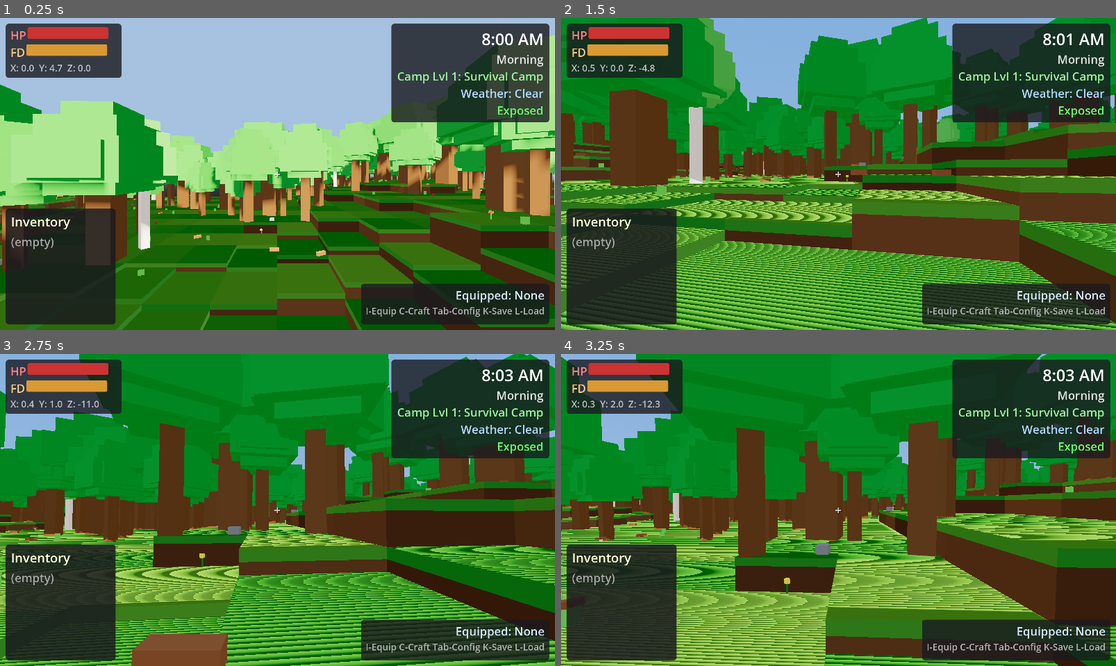
Above: before the commit, frames 1-4 (two rows, left to right).
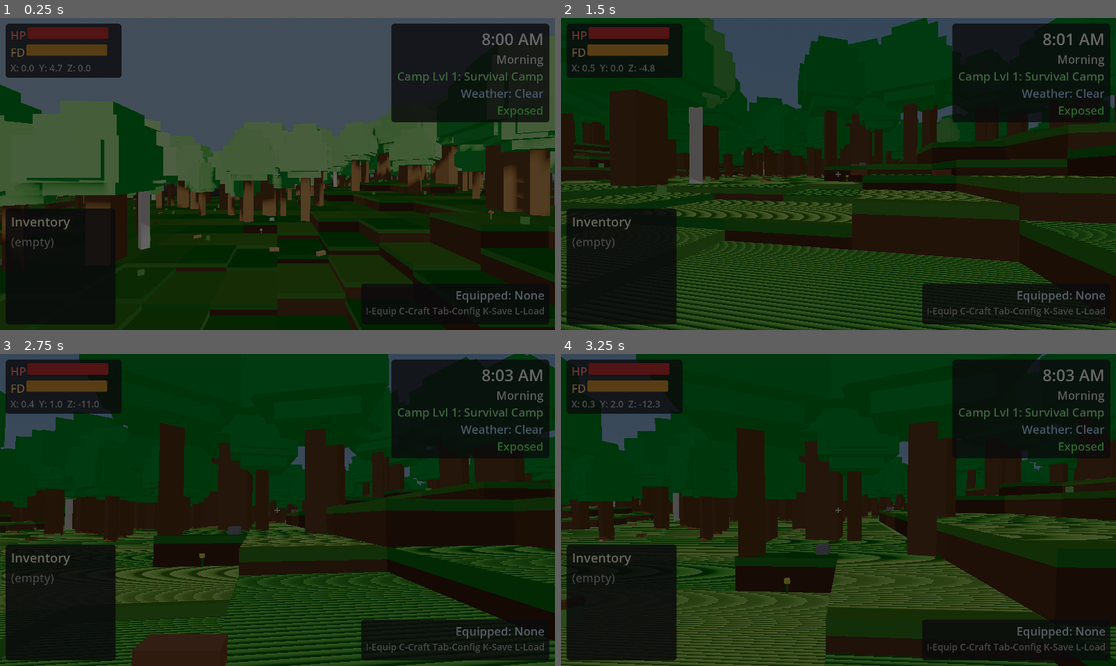
Above: after the commit, the same moments.

Repository: adchamberlain/into-the-wild
Game: Godot game, scene res://scenes/main.tscn
The game is run twice, just before and just after one commit, with the same random seed, the same clock (stepped at 60 frames per second) and the same inputs.
Inputs (mouse positions are in pixels of both pictures, inside the frame that each line leads up to):
- Up to frame 1 (0.25 s): no input
- Up to frame 2 (1.5 s): tap Enter at 0.5 s; move the mouse to (866, 174) at 0.52 s; hold W from 0.53 s (still down); tap E (interact) at 0.6 s; tap Space (jump) at 0.77 s; move the mouse to (810, 174) at 1.27 s; tap Shift (sprint) at 1.35 s
- Up to frame 3 (2.75 s): keep holding W; tap Space (jump) at 1.52 s; move the mouse to (288, 503) at 2.02 s; tap R at 2.1 s
- Up to frame 4 (3.25 s): keep holding W; move the mouse to (832, 516) at 2.77 s; tap Q at 2.85 s; tap Space (jump) at 3.02 s

The runs differ from the first frame. In frame 1, 91% of the frame differs, in the area x 0-100%, y 0-100%; in frame 2, 96%; in frame 3, 96%; in frame 4, 96%.

Commit message:
Session 26: Pause menu, stone axe fix, compressed dev log
- Add pause menu (Escape key) with SF Mono font styling
- Fix stone axe: vertical idle position with 18° tilt, head leads swing
- Compress DEV_LOG.md from ~2550 to ~180 lines
- Add UI font/styling guidelines to CLAUDE.md

Co-Authored-By: Claude Opus 4.5 <noreply@anthropic.com>

Diff:
--- a/scenes/main.tscn
+++ b/scenes/main.tscn
@@ -21,6 +21,7 @@
 [ext_resource type="PackedScene" uid="uid://fishing_spot001" path="res://scenes/resources/fishing_spot.tscn" id="19_fishing"]
 [ext_resource type="Script" path="res://scripts/core/music_manager.gd" id="20_music"]
 [ext_resource type="PackedScene" uid="uid://berrybush001" path="res://scenes/resources/berry_bush.tscn" id="21_berry_bush"]
+[ext_resource type="PackedScene" uid="uid://pause_menu001" path="res://scenes/ui/pause_menu.tscn" id="22_pause_menu"]
 
 [sub_resource type="Environment" id="Environment_1"]
 background_mode = 1
@@ -178,3 +179,5 @@
 
 [node name="MusicManager" type="Node" parent="."]
 script = ExtResource("20_music")
+
+[node name="PauseMenu" parent="." instance=ExtResource("22_pause_menu")]
--- /dev/null
+++ b/scenes/ui/pause_menu.tscn
@@ -0,0 +1,81 @@
+[gd_scene load_steps=4 format=3 uid="uid://pause_menu001"]
+
+[ext_resource type="Script" path="res://scripts/ui/pause_menu.gd" id="1_script"]
+[ext_resource type="FontFile" uid="uid://hud_mono_font" path="res://resources/hud_font.tres" id="2_font"]
+
+[sub_resource type="StyleBoxFlat" id="StyleBoxFlat_panel_bg"]
+bg_color = Color(0.1, 0.1, 0.12, 0.9)
+corner_radius_top_left = 10
+corner_radius_top_right = 10
+corner_radius_bottom_right = 10
+corner_radius_bottom_left = 10
+content_margin_left = 40.0
+content_margin_top = 30.0
+content_margin_right = 40.0
+content_margin_bottom = 30.0
+
+[node name="PauseMenu" type="CanvasLayer"]
+layer = 100
+script = ExtResource("1_script")
+
+[node name="Overlay" type="ColorRect" parent="."]
+anchors_preset = 15
+anchor_right = 1.0
+anchor_bottom = 1.0
+grow_horizontal = 2
+grow_vertical = 2
+mouse_filter = 2
+color = Color(0, 0, 0, 0.6)
+
+[node name="Panel" type="PanelContainer" parent="."]
+anchors_preset = 8
+anchor_left = 0.5
+anchor_top = 0.5
+anchor_right = 0.5
+anchor_bottom = 0.5
+offset_left = -200.0
+offset_top = -140.0
+offset_right = 200.0
+offset_bottom = 140.0
+grow_horizontal = 2
+grow_vertical = 2
+theme_override_styles/panel = SubResource("StyleBoxFlat_panel_bg")
+
+[node name="VBoxContainer" type="VBoxContainer" parent="Panel"]
+layout_mode = 2
+theme_override_constants/separation = 24
+
+[node name="TitleLabel" type="Label" parent="Panel/VBoxContainer"]
+layout_mode = 2
+theme_override_colors/font_color = Color(1, 0.85, 0.3, 1)
+theme_override_fonts/font = ExtResource("2_font")
+theme_override_font_sizes/font_size = 56
+text = "PAUSED"
+horizontal_alignment = 1
+
+[node name="HSeparator" type="HSeparator" parent="Panel/VBoxContainer"]
+layout_mode = 2
+
+[node name="ResumeButton" type="Button" parent="Panel/VBoxContainer"]
+layout_mode = 2
+theme_override_colors/font_color = Color(0.9, 0.9, 0.9, 1)
+theme_override_colors/font_hover_color = Color(0.6, 1, 0.6, 1)
+theme_override_fonts/font = ExtResource("2_font")
+theme_override_font_sizes/font_size = 40
+text = "Resume"
+
+[node name="QuitButton" type="Button" parent="Panel/VBoxContainer"]
+layout_mode = 2
+theme_override_colors/font_color = Color(0.9, 0.9, 0.9, 1)
+theme_override_colors/font_hover_color = Color(1, 0.5, 0.5, 1)
+theme_override_fonts/font = ExtResource("2_font")
+theme_override_font_sizes/font_size = 40
+text = "Quit Game"
+
+[node name="HintLabel" type="Label" parent="Panel/VBoxContainer"]
+layout_mode = 2
+theme_override_colors/font_color = Color(0.6, 0.6, 0.6, 1)
+theme_override_fonts/font = ExtResource("2_font")
+theme_override_font_sizes/font_size = 28
+text = "[ESC to resume]"
+horizontal_alignment = 1
--- a/scripts/player/equipment.gd
+++ b/scripts/player/equipment.gd
@@ -313,21 +313,23 @@
 		tween.set_trans(Tween.TRANS_QUAD)
 		tween.set_ease(Tween.EASE_OUT)
 
-		# Wind up (raise axe back and to the right)
+		# Wind up: raise axe up and tilt head back (away from target)
+		# Positive X rotation tilts top/head back, raise Y position, pull back Z
 		tween.tween_property(stone_axe_model, "rotation_degrees",
-			Vector3(original_rot.x + 30, original_rot.y + 20, original_rot.z + 25), 0.08)
+			Vector3(original_rot.x + 45, original_rot.y, original_rot.z - 10), 0.1)
 		tween.parallel().tween_property(stone_axe_model, "position",
-			Vector3(original_pos.x + 0.1, original_pos.y + 0.15, original_pos.z + 0.05), 0.08)
-
-		# Swing down (chop motion - blade leads into target)
+			Vector3(original_pos.x, original_pos.y + 0.15, original_pos.z + 0.1), 0.1)
+
+		# Swing down: bring head forward into target
+		# Negative X rotation brings top/head forward, lower Y, push forward Z
 		tween.tween_property(stone_axe_model, "rotation_degrees",
-			Vector3(original_rot.x - 40, original_rot.y - 15, original_rot.z - 35), 0.1)
+			Vector3(original_rot.x - 35, original_rot.y, original_rot.z + 5), 0.08)
 		tween.parallel().tween_property(stone_axe_model, "position",
-			Vector3(original_pos.x - 0.1, original_pos.y - 0.15, original_pos.z - 0.2), 0.1)
+			Vector3(original_pos.x, original_pos.y - 0.1, original_pos.z - 0.15), 0.08)
 
 		# Return to rest position
-		tween.tween_property(stone_axe_model, "rotation_degrees", original_rot, 0.15)
-		tween.parallel().tween_property(stone_axe_model, "position", original_pos, 0.15)
+		tween.tween_property(stone_axe_model, "rotation_degrees", original_rot, 0.12)
+		tween.parallel().tween_property(stone_axe_model, "position", original_pos, 0.12)
 
 		print("[Equipment] *chop*")
 	else:
@@ -418,31 +420,32 @@
 
 	stone_axe_model.add_child(handle)
 
-	# Stone head - blocky wedge shape (offset to -X so blade faces forward when swinging)
+	# Stone head - blocky wedge shape
+	# Head extends in -Z direction (toward screen/target when swinging)
 	var head := MeshInstance3D.new()
 	head.name = "Head"
 	var head_mesh := BoxMesh.new()
-	head_mesh.size = Vector3(0.18, 0.12, 0.06)  # Wide, short, thin
+	head_mesh.size = Vector3(0.06, 0.12, 0.18)  # Thin, short, deep (extends in Z)
 	head.mesh = head_mesh
 
 	var head_mat := StandardMaterial3D.new()
 	head_mat.albedo_color = Color(0.5, 0.5, 0.5)  # Stone grey
 	head.material_override = head_mat
-	head.position = Vector3(-0.06, 0.22, 0)  # At top of handle, offset to LEFT
+	head.position = Vector3(0, 0.22, -0.06)  # At top of handle, offset forward
 
 	stone_axe_model.add_child(head)
 
-	# Blade edge (slightly darker to show the cutting edge)
+	# Blade edge (slightly darker to show the cutting edge) - faces forward (-Z)
 	var blade := MeshInstance3D.new()
 	blade.name = "Blade"
 	var blade_mesh := BoxMesh.new()
-	blade_mesh.size = Vector3(0.02, 0.1, 0.05)
+	blade_mesh.size = Vector3(0.05, 0.1, 0.02)
 	blade.mesh = blade_mesh
 
 	var blade_mat := StandardMaterial3D.new()
 	blade_mat.albedo_color = Color(0.4, 0.4, 0.42)  # Darker stone
 	blade.material_override = blade_mat
-	blade.position = Vector3(-0.16, 0.22, 0)  # At edge of head (LEFT side)
+	blade.position = Vector3(0, 0.22, -0.16)  # At front edge of head
 
 	stone_axe_model.add_child(blade)
 
@@ -460,10 +463,11 @@
 
 	stone_axe_model.add_child(binding)
 
-	# Position: held in right hand, ready to swing
-	# Axe head should be up and to the right
-	stone_axe_model.position = Vector3(0.35, -0.3, -0.4)
-	stone_axe_model.rotation_degrees = Vector3(-20, -30, -45)  # Angled for holding
+	# Position: held in right hand, vertical with natural 18 degree clockwise tilt
+	# Lower-right of screen, handle pointing down
+	stone_axe_model.position = Vector3(0.3, -0.35, -0.5)
+	# Z rotation = clockwise tilt, small X tilt to angle head slightly toward screen
+	stone_axe_model.rotation_degrees = Vector3(10, 0, -18)
 
 	# Attach to camera
 	if player:
--- a/scripts/player/player_controller.gd
+++ b/scripts/player/player_controller.gd
@@ -81,13 +81,6 @@
 		if not is_resting:
 			_handle_mouse_look(event)
 		return
-
-	# Toggle mouse capture with Escape
-	if event is InputEventKey and event.pressed and not event.echo and event.is_action("ui_cancel"):
-		if Input.get_mouse_mode() == Input.MOUSE_MODE_CAPTURED:
-			Input.set_mouse_mode(Input.MOUSE_MODE_VISIBLE)
-		else:
-			Input.set_mouse_mode(Input.MOUSE_MODE_CAPTURED)
 
 	# Handle interaction (E key)
 	if event is InputEventKey and event.pressed and not event.echo:
--- /dev/null
+++ b/scripts/ui/pause_menu.gd
@@ -0,0 +1,66 @@
+extends CanvasLayer
+## Pause menu that freezes the game and shows pause UI.
+
+signal game_resumed()
+signal game_quit()
+
+@onready var panel: PanelContainer = $Panel
+@onready var resume_button: Button = $Panel/VBoxContainer/ResumeButton
+@onready var quit_button: Button = $Panel/VBoxContainer/QuitButton
+
+var is_paused: bool = false
+
+
+func _ready() -> void:
+	# This node must process even when the tree is paused
+	process_mode = Node.PROCESS_MODE_ALWAYS
+
+	# Start hidden
+	panel.visible = false
+
+	# Connect button signals
+	resume_button.pressed.connect(_on_resume_pressed)
+	quit_button.pressed.connect(_on_quit_pressed)
+
+
+func _input(event: InputEvent) -> void:
+	if event is InputEventKey and event.pressed and not event.echo:
+		if event.is_action("ui_cancel"):
+			toggle_pause()
+			get_viewport().set_input_as_handled()
+
+
+func toggle_pause() -> void:
+	if is_paused:
+		resume_game()
+	else:
+		pause_game()
+
+
+func pause_game() -> void:
+	is_paused = true
+	get_tree().paused = true
+	panel.visible = true
+	Input.set_mouse_mode(Input.MOUSE_MODE_VISIBLE)
+
+	# Focus resume button for keyboard navigation
+	resume_button.grab_focus()
+
+
+func resume_game() -> void:
+	is_paused = false
+	get_tree().paused = false
+	panel.visible = false
+	Input.set_mouse_mode(Input.MOUSE_MODE_CAPTURED)
+	game_resumed.emit()
+
+
+func _on_resume_pressed() -> void:
+	resume_game()
+
+
+func _on_quit_pressed() -> void:
+	# Unpause before quitting so cleanup can happen
+	get_tree().paused = false
+	game_quit.emit()
+	get_tree().quit()
Not shown, changed: CLAUDE.md
Not shown, changed: DEV_LOG.md
